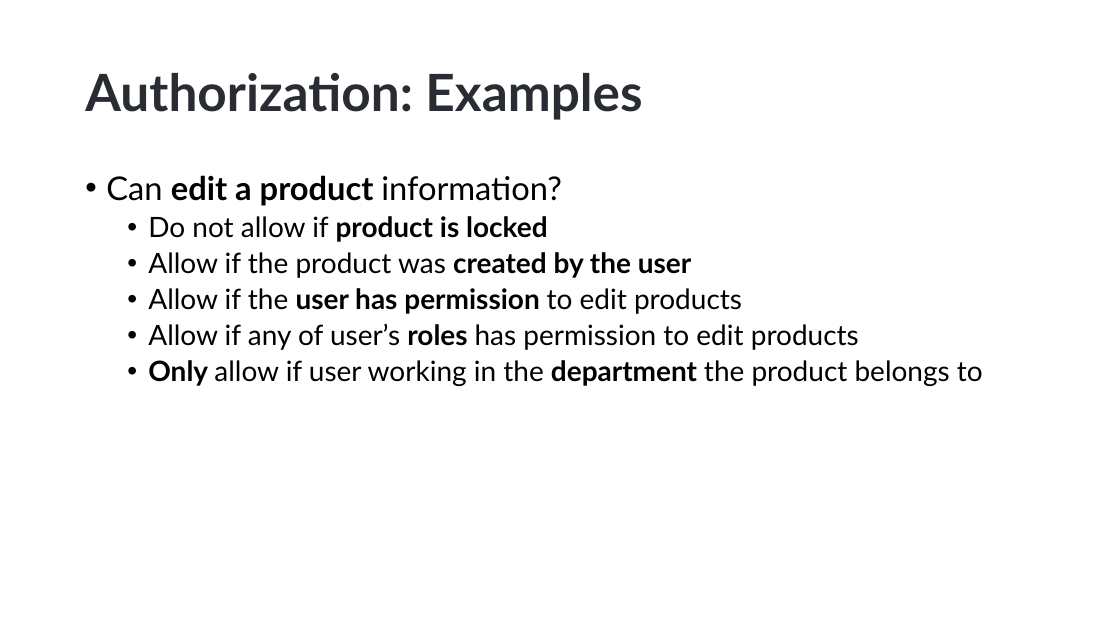
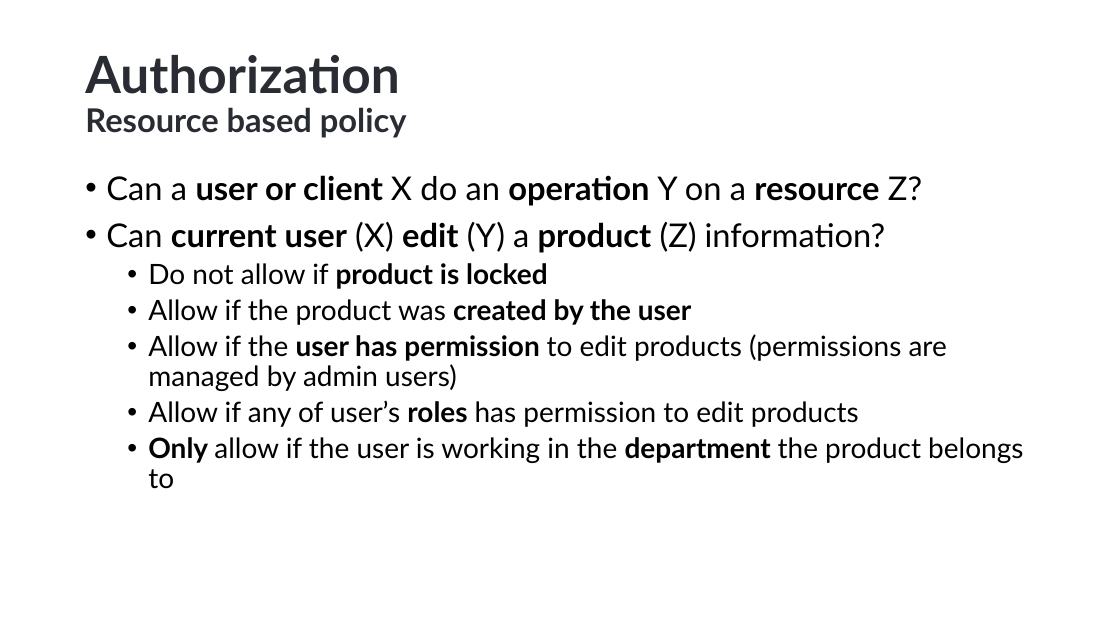
Before and after one commit to hikalkan/presentations, a slide deck: slide 7 of 2022-10-15 Authorization-In-Distributed-Systems/Authorization-In-Distributed-Systems.pptx (slide 6 before the commit). Drawn at 1120x630 pixels with LibreOffice and Linux fonts; fonts in the diff are those of the drawing; background and template pictures are left out. Boxes give left, top, right and bottom in pixels: in the first picture for what was removed or moved away, otherwise in the second. Text is boxed around its words. In the diff, an @@ line names an element or a change of style, - is before the commit and + after.

```diff
--- a/2022-10-15 Authorization-In-Distributed-Systems/Authorization-In-Distributed-Systems.pptx
+++ b/2022-10-15 Authorization-In-Distributed-Systems/Authorization-In-Distributed-Systems.pptx
@@ title at box(85, 55, 407, 138): text changed; size 44 to 28 pt @@
-Authorization: Examples
+Authorization
+Resource based policy
@@ text at box(106, 175, 922, 253): text changed; bold on @@
-• Can edit a product information?
+• Can a user or client X do an operation Y on a resource Z?
+• Can current user (X) edit (Y) a product (Z) information?
@@ text at box(148, 334, 947, 391): text changed @@
-  • Allow if the user has permission to edit products
+  • Allow if the user has permission to edit products (permissions are managed by admin users)
@@ text at box(148, 437, 1023, 489): text changed @@
-  • Only allow if user working in the department the product belongs to
+  • Only allow if the user is working in the department the product belongs to
```
Also in this commit, not shown: 2 slides added, 2 slides removed.
